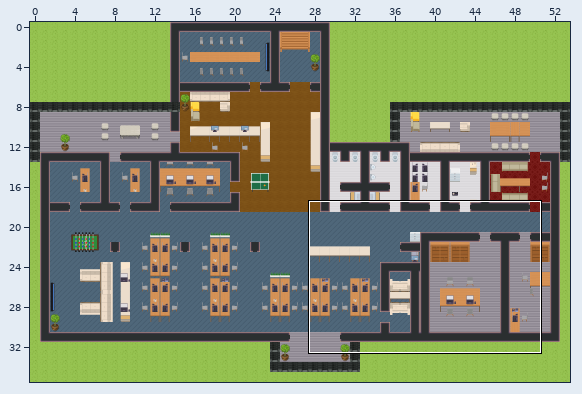
An edit to a level. Tiled map (JSON), elunic-office.tmj. Above: a wide view before the commit, with the close-up outlined.
Close-up. As it was:
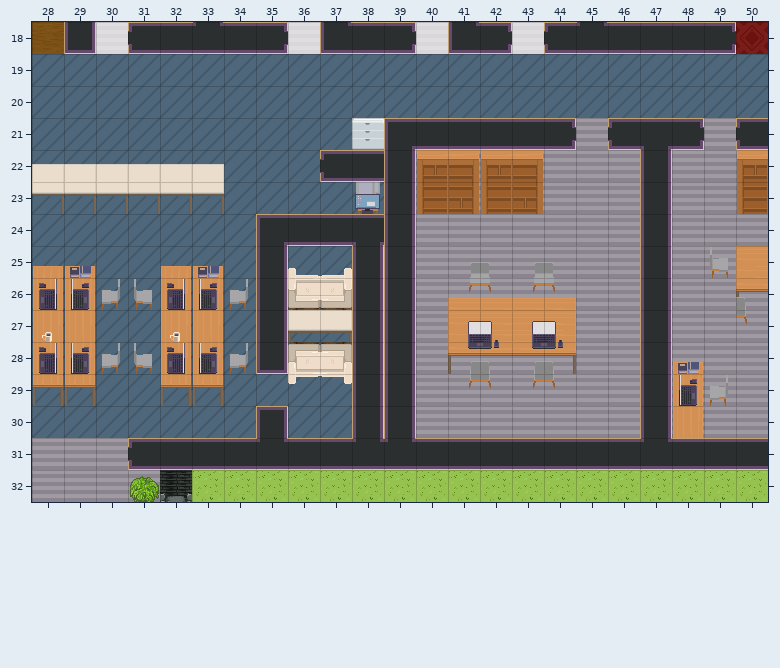
Cells are 32x32 px. Shown: x 28..50, y 18..32.
Once edited:
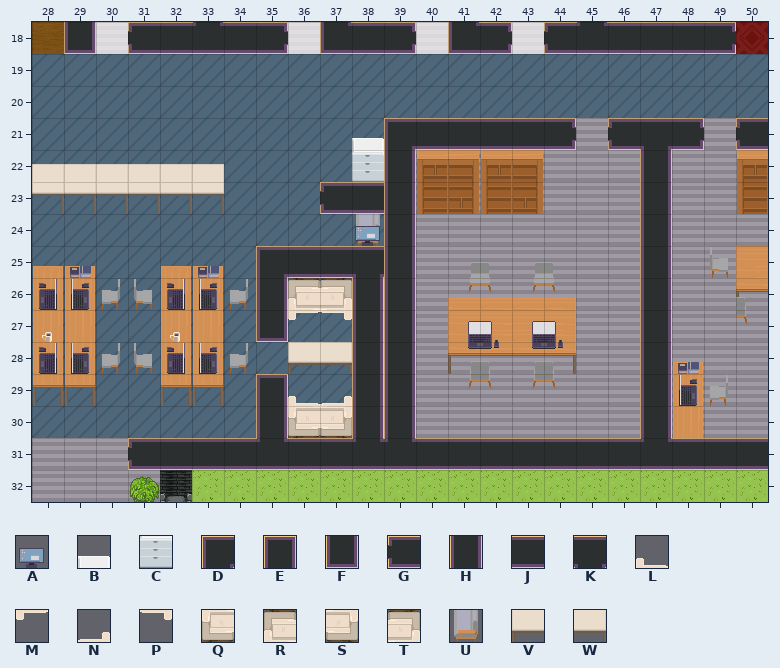
Key: from "WA_Miscellaneous": A 1, B 27, C 37; from "WA_Room_Builder": D 28, E 31, F 56, G 65, H 102, J 104, K 160; from "WA_Seats": L 30, M 30 flipped up-down, N 31, P 31 flipped up-down, Q 43, R 43 flipped up-down, S 44, T 44 flipped up-down, U 96; from "WA_Tables": V 55, W 56.
_ is an empty cell.
Tiles replaced or removed in this view: A, C, D, E, F, G, H, J, K, L, M, N, P, Q, R, S, T, U, V, W.
What changed:
Changed rows in their new state; . is an unchanged cell.
Layer "walls/walls1":
first column x 35:
22 ..__
23 ..GJ
24 ____
25 DJJK
27 F...
28 _...
29 E...
30 H...
Layer "furniture/furniture1":
first column x 36:
21 ..B
22 ..C
23 .._
24 ..U
25 __.
26 RT.
27 MP.
28 __.
29 LN.
30 QS.
Layer "furniture/furniture2":
first column x 36:
23 .._
24 ..A
27 __.
28 VW.
Pixel boxes of the changes (left, top, right, bottom) in both close-ups:
changed: (256, 118, 384, 438)
